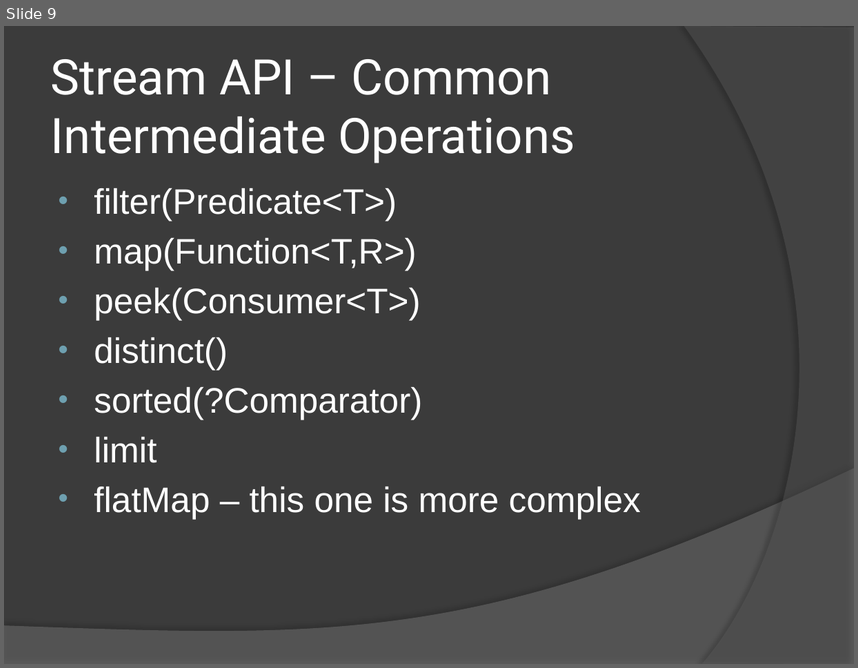
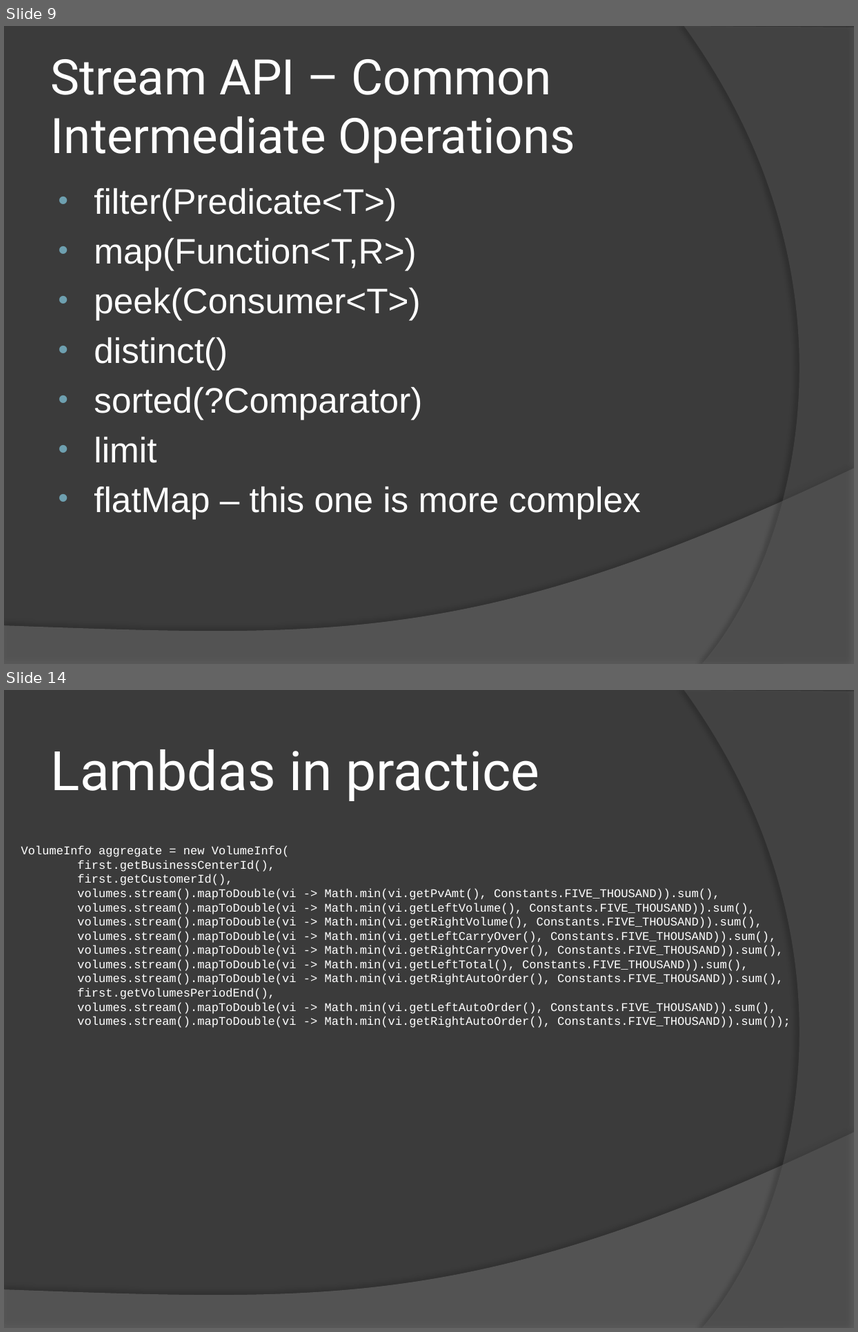
Before and after one commit to jeremymefford/java8-streams-training, a slide deck: java 8 stream training.pptx. Shown one above the other, each under a label of ours: slide 9 before the commit, slides 9 and 14 after it; the slides between them are not shown. The pictures are 858x668 and 858x1332 pixels, drawn with LibreOffice and Linux fonts; fonts in the diff are those of the drawing. Boxes give left, top, right and bottom in pixels: in the first picture for what was removed or moved away, otherwise in the second. Text is boxed around its words. In the diff, an @@ line names an element or a change of style, - is before the commit and + after.

Commit message:
updated presentation

```diff
--- a/java 8 stream training.pptx
+++ b/java 8 stream training.pptx
@@ slide 14 added at [4,690,854,1328], background #3B3B3B; not listed: 2 template elements that a slide beside it also shows @@
@@ title added at [51,749,539,801], 46 pt, text #FFFFFF @@
+Lambdas in practice
@@ text added at [21,846,791,1027], 10 pt, text #FFFFFF @@
+VolumeInfo aggregate = new VolumeInfo(
+first.getBusinessCenterId(),
+first.getCustomerId(),
+volumes.stream().mapToDouble(vi -> Math.min(vi.getPvAmt(), Constants.FIVE_THOUSAND)).sum(),
+volumes.stream().mapToDouble(vi -> Math.min(vi.getLeftVolume(), Constants.FIVE_THOUSAND)).sum(),
+volumes.stream().mapToDouble(vi -> Math.min(vi.getRightVolume(), Constants.FIVE_THOUSAND)).sum(),
+volumes.stream().mapToDouble(vi -> Math.min(vi.getLeftCarryOver(), Constants.FIVE_THOUSAND)).sum(),
+volumes.stream().mapToDouble(vi -> Math.min(vi.getRightCarryOver(), Constants.FIVE_THOUSAND)).sum(),
+volumes.stream().mapToDouble(vi -> Math.min(vi.getLeftTotal(), Constants.FIVE_THOUSAND)).sum(),
+volumes.stream().mapToDouble(vi -> Math.min(vi.getRightAutoOrder(), Constants.FIVE_THOUSAND)).sum(),
+first.getVolumesPeriodEnd(),
+volumes.stream().mapToDouble(vi -> Math.min(vi.getLeftAutoOrder(), Constants.FIVE_THOUSAND)).sum(),
+volumes.stream().mapToDouble(vi -> Math.min(vi.getRightAutoOrder(), Constants.FIVE_THOUSAND)).sum());
```
Also in this commit, not shown: 5 other slides added.
